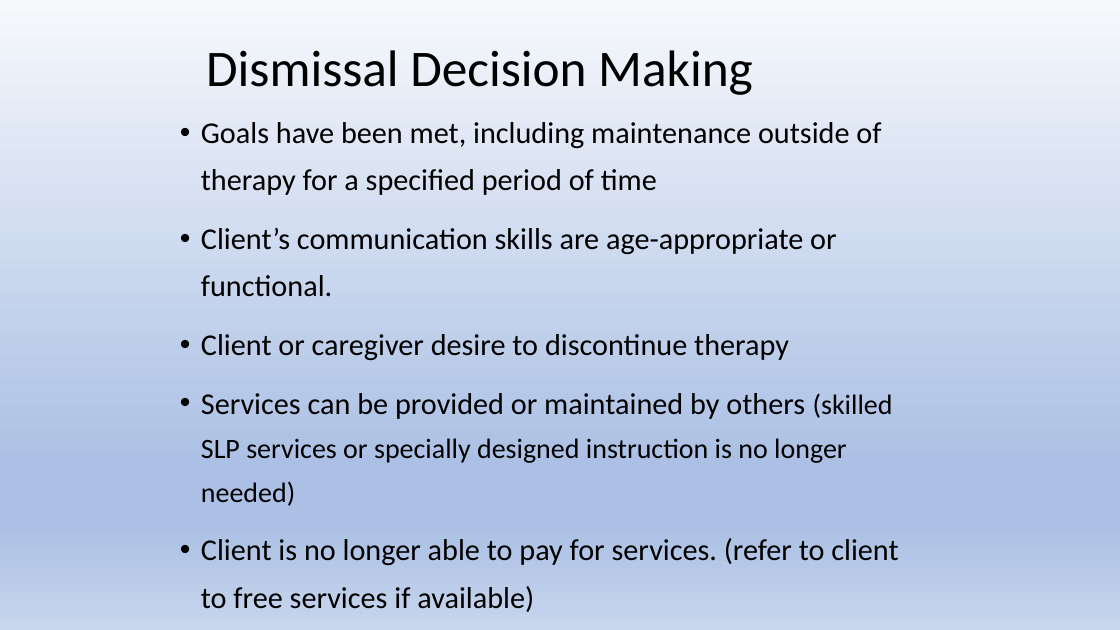
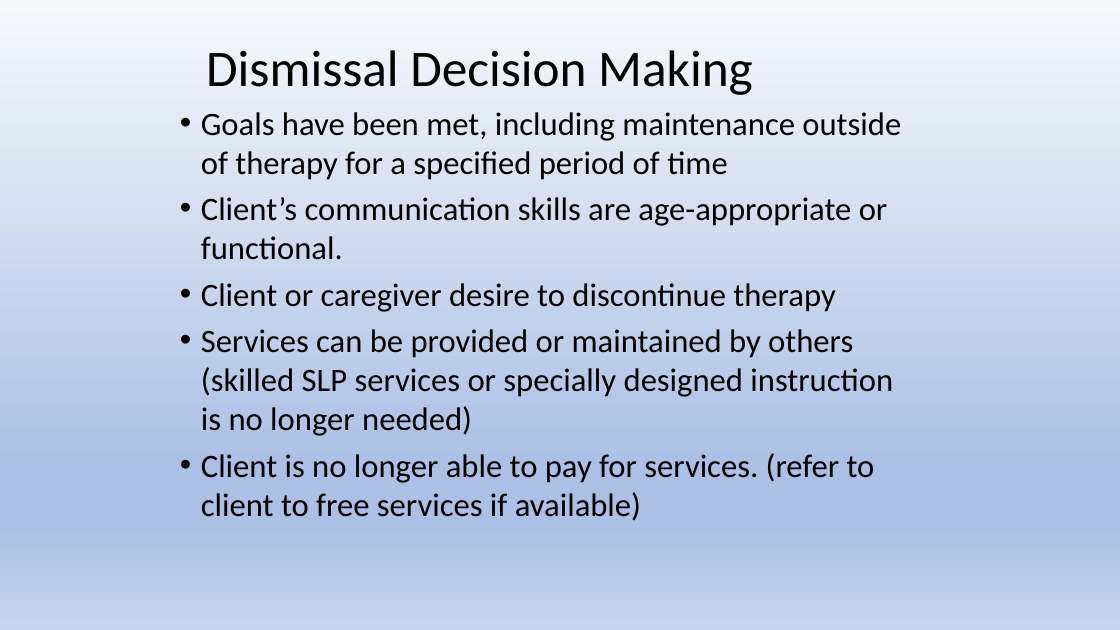
Before and after one commit to Jim-Wright90/cds431_sp22, a slide deck: slide 8 of slides/cds431_week10.pptx. Drawn at 1120x630 pixels with LibreOffice and Linux fonts; fonts in the diff are those of the drawing. Boxes give left, top, right and bottom in pixels: in the first picture for what was removed or moved away, otherwise in the second. Text is boxed around its words. In the diff, an @@ line names an element or a change of style, - is before the commit and + after.

```diff
--- a/slides/cds431_week10.pptx
+++ b/slides/cds431_week10.pptx
@@ text "Goals have been met, including ..." at box(201, 112, 901, 521): size 25.9 to 28 pt in "Goals have been met, including maintenance outside ...", "Client’s communication skills are age-appropriate or functio ...", "Client or caregiver desire to discontinue therapy", "Services can be provided or maintained by ..." and 1 more places; size 24.1 to 28 pt in "(skilled SLP services or specially designed instruction ..."; line spacing 1.3 to 1; less space between paragraphs @@
```
Also in this commit, not shown: 5 other slides changed, 11 slides removed, 2 other files.
